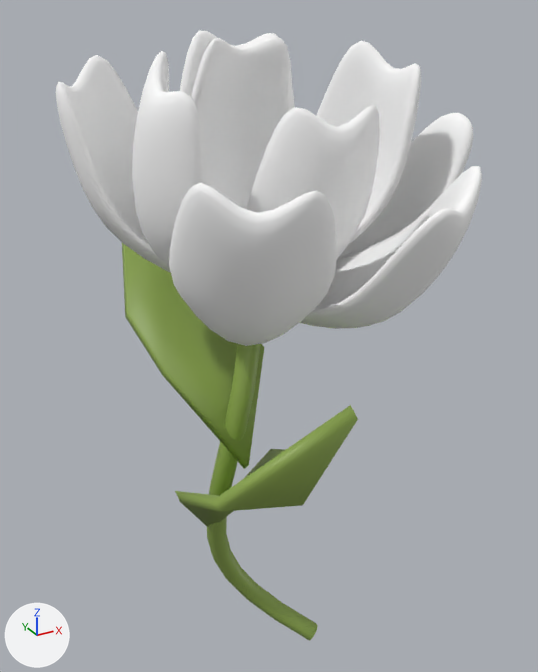
Before and after pictures for a commit that changed the glTF model poc/Flower.glb.
The view is the same before and after, from a 50 mm lens placed at (-2.82, -5.42, 6.66), pointed at (0.24, 0.16, 3.87). The axes (+X, +Y, +Z) are drawn at lower left. The lights are the same throughout. Where no turn or scale is listed for an object, it has been applied to the vertices.

The first picture shows '平面', '平面.001', '平面.002', '平面.003', '平面.004', '平面.005', '平面.006', '平面.007', '平面.008', '平面.009', '平面.010', '贝塞尔曲线'.
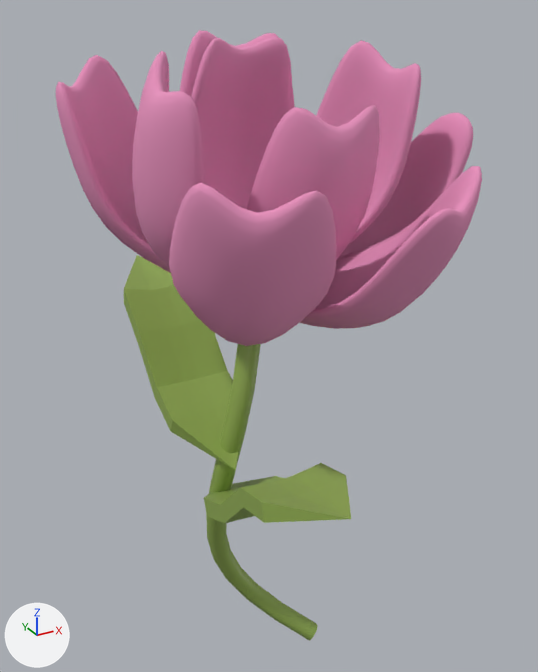
Patch to the scene script:
```diff
--- a/poc/Flower.glb.py
+++ b/poc/Flower.glb.py
@@ mat_flower @@
 mat_flower = principled_material('Flower')
-mat_flower.base_color = (1.0, 1.0, 1.0)  # white #ffffff
+mat_flower.base_color = (0.8, 0.285, 0.507)  # pink #e791bd
 mat_flower.roughness = 1.0
@@ me_立方体_001 @@
+me_立方体_001.from_pydata(...)  # 34 vertices, 64 faces; spans x -1.0..1.0, y -1.0..0.96, z -3.73..1.22
+me_立方体_001.materials.append(mat_材质_001)  # green #8da850
@@ me_立方体 @@
+me_立方体.from_pydata(...)  # 34 vertices, 64 faces; spans x -1.0..1.0, y -1.0..1.02, z -5.31..1.22
+me_立方体.materials.append(mat_材质_001)  # green #8da850
@@ ob_平面_001 @@
-ob_平面_001 = bpy.data.objects.new('平面.001', me_平面_001)
-ob_平面_001.location = (-0.37, 0.7, 3.89)
@@ ob_平面_010 @@
-ob_平面_010 = bpy.data.objects.new('平面.010', me_平面_010)
-ob_平面_010.location = (-0.36, -0.81, 2.99)
@@ ob_立方体_001 @@
+ob_立方体_001 = bpy.data.objects.new('立方体.001', me_立方体_001)
+ob_立方体_001.location = (-0.33, -0.97, 2.88)
+ob_立方体_001.rotation_euler = (-0.423, 0.0, -0.0165)  # degrees (-24, 0, -0.9)
+ob_立方体_001.scale = (-0.365, -1.3, -0.0813)
@@ ob_立方体 @@
+ob_立方体 = bpy.data.objects.new('立方体', me_立方体)
+ob_立方体.location = (-0.4, 0.76, 3.48)
+ob_立方体.rotation_euler = (-0.423, 0.0, -3.142)  # degrees (-24, 0, -180)
+ob_立方体.scale = (-0.365, -1.3, -0.0813)
```

What differs and where, as boxes (x1, y1, x2, y2) in the pictures (538 x 672 px):
'平面.004', recoloured: (169, 183, 337, 346) in both
'立方体', added (green): after (124, 255, 238, 470)
'平面.008', recoloured: (191, 37, 292, 209) in both
'平面.006', recoloured (white to pink): (300, 166, 482, 329) in both
'平面.001', deleted (green): before (122, 243, 264, 469)
'平面.005', recoloured (white to pink): (247, 105, 380, 260) in both
'平面.002', recoloured (white to pink): (56, 55, 171, 273) in both
'平面.003', recoloured (white to pink): (132, 51, 205, 269) in both
'平面.007', recoloured (white to pink): (316, 40, 421, 244) in both
'平面.010', deleted (green): before (175, 405, 358, 527)
'平面.009', recoloured: (339, 113, 473, 257) in both
'立方体.001', added (green): after (204, 463, 351, 523)
'平面', recoloured (white to pink): (180, 30, 295, 108) in both
